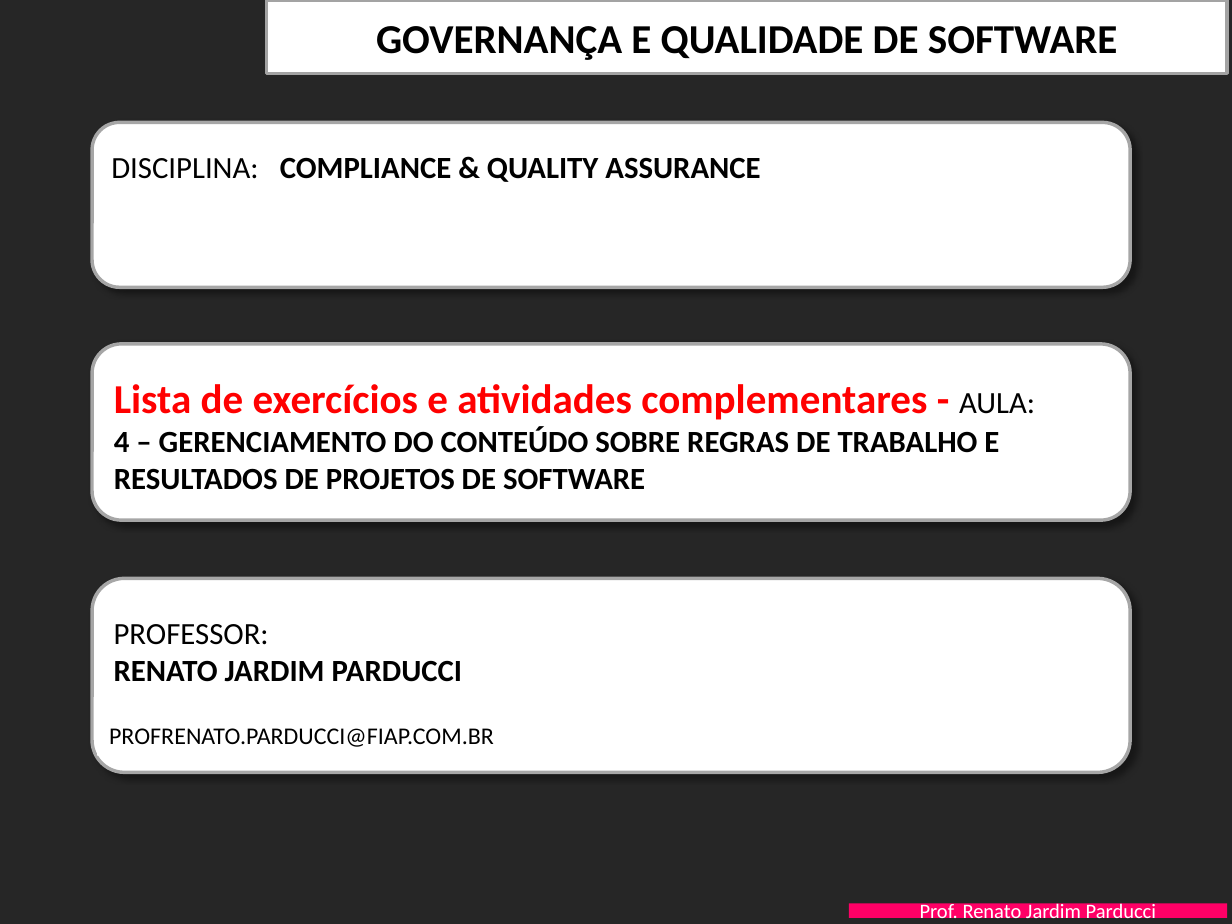
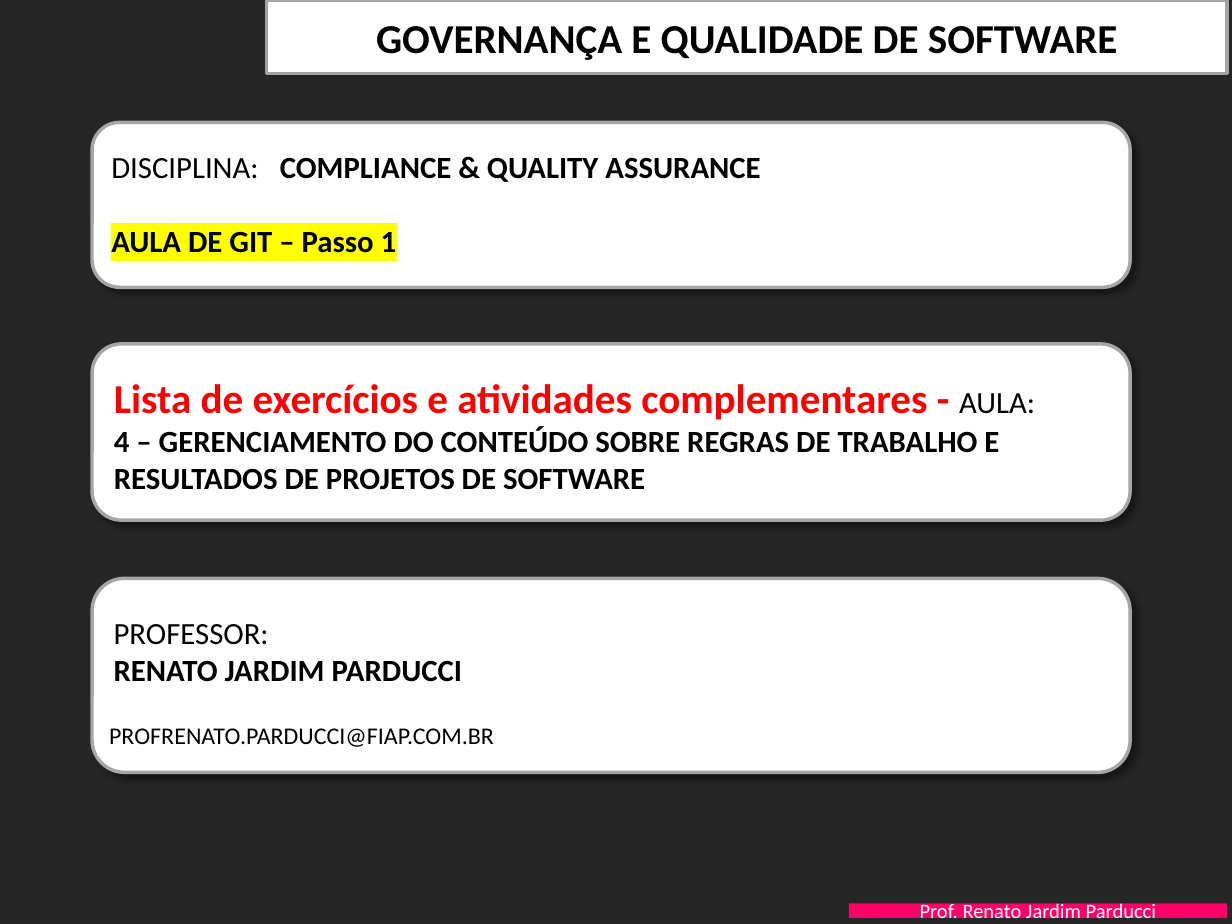
Before and after one commit to AMartelanc/2TDSPM-ExemploGitHub2024-rm550247, a slide deck: slide 1 of DocumentacaoProjeto/FIAP-QualidProjSW-Aula-4-AdministracaoConteudo- EXERCICIOS.pptx. Drawn at 1232x924 pixels with LibreOffice and Linux fonts; fonts in the diff are those of the drawing; background and template pictures are left out. Boxes give left, top, right and bottom in pixels: in the first picture for what was removed or moved away, otherwise in the second. Text is boxed around its words. In the diff, an @@ line names an element or a change of style, - is before the commit and + after.

Commit message:
Alteração do PITCH informando objetivo

```diff
--- a/DocumentacaoProjeto/FIAP-QualidProjSW-Aula-4-AdministracaoConteudo- EXERCICIOS.pptx
+++ b/DocumentacaoProjeto/FIAP-QualidProjSW-Aula-4-AdministracaoConteudo- EXERCICIOS.pptx
@@ text at (x1=111, y1=231, x2=397, y2=253): paragraph added @@
+AULA DE GIT – Passo 1
```
